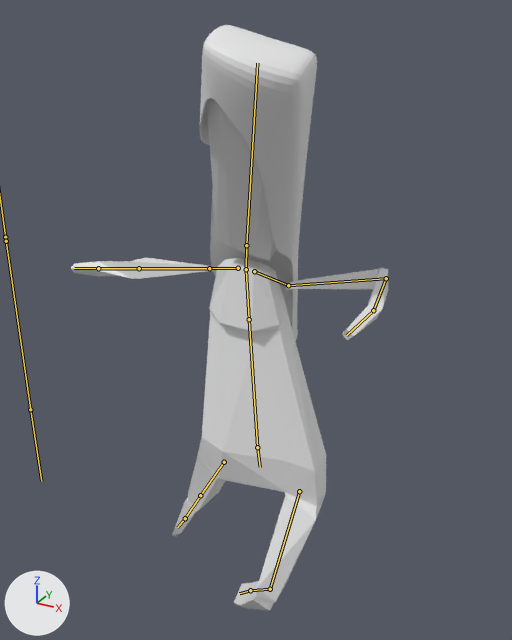
What one commit did to the Blender file Cubes 3D/Assets/Resources/Models/Player/PlayerFemale.blend.
Both versions are drawn from a 50 mm lens placed at (0.775, -1.199, 1.495), pointed at (0.079, 0.067, 0.862). The axes (+X, +Y, +Z) are drawn at lower left. The lights are the same throughout. Both versions are drawn at frame 15 of the action 'seitwärts.L'; the numbers are the values there. The bones that bend it are drawn over the model as lines. Materials are left out; every surface is plain grey.

In view in the first picture: 'Arm.L', 'Arm.R', 'Hair', 'Koerper', 'Kopf'.
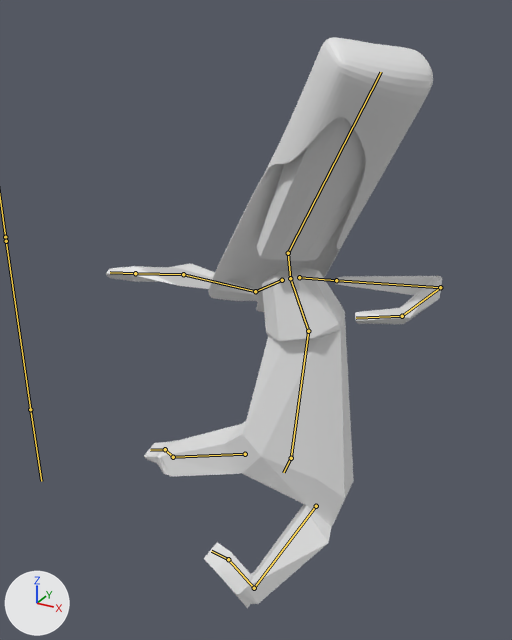
Edits to the scene script, one JSON object a line:
```json
{"block": "bone_knie_l", "where": "bone_knie_l = bpy.data.objects['Body-Rig'].pose.bones['Knie.L']  # child of 'Controllbone'"}
{"op": "set", "path": "bone_knie_l.location", "old": "(0.0, 0.0, 0.0)", "new": "(-0.015, 0.077, 0.0)"}
{"block": "bone_hand_ik_l", "where": "bone_hand_ik_l = bpy.data.objects['Body-Rig'].pose.bones['Hand-IK.L']  # child of 'Controllbone'"}
{"op": "set", "path": "bone_hand_ik_l.location", "old": "(-0.062, -0.054, -0.119)", "new": "(-0.061, -0.004, -0.137)"}
{"op": "set", "path": "bone_hand_ik_l.rotation_quaternion", "old": "(0.666, 0.247, 0.004, 0.704)", "new": "(0.126, 0.365, 0.264, 0.884)", "note": "degrees (21, -20, 89) -> degrees (43, -35, 149)"}
{"block": "bone_fuss_ik_l", "where": "bone_fuss_ik_l = bpy.data.objects['Body-Rig'].pose.bones['Fuss-IK.L']  # child of 'Controllbone'"}
{"op": "set", "path": "bone_fuss_ik_l.location", "old": "(-0.075, -0.095, -0.073)", "new": "(-0.119, -0.181, -0.073)"}
{"op": "set", "path": "bone_fuss_ik_l.rotation_quaternion", "old": "(0.863, 0.238, -0.145, 0.422)", "new": "(0.697, 0.27, -0.067, 0.661)", "note": "degrees (19, -27, 48) -> degrees (19, -27, 82)"}
{"block": "bone_hüfte", "where": "bone_hüfte = bpy.data.objects['Body-Rig'].pose.bones['Hüfte']  # child of 'Controllbone'"}
{"op": "set", "path": "bone_hüfte.location", "old": "(0.13, -0.013, 0.001)", "new": "(0.214, -0.013, 0.001)"}
{"op": "set", "path": "bone_hüfte.rotation_quaternion", "old": "(0.995, 0.095, 0.001, 0.037)", "new": "(0.973, 0.094, 0.037, 0.206)", "note": "degrees (11, 0, 4) -> degrees (11, 2, 24)"}
{"block": "bone_knie_r", "where": "bone_knie_r = bpy.data.objects['Body-Rig'].pose.bones['Knie.R']  # child of 'Controllbone'"}
{"op": "set", "path": "bone_knie_r.location", "old": "(0.0, 0.0, 0.0)", "new": "(-0.013, 0.124, 0.0)"}
{"block": "bone_hand_ik_r", "where": "bone_hand_ik_r = bpy.data.objects['Body-Rig'].pose.bones['Hand-IK.R']  # child of 'Controllbone'"}
{"op": "set", "path": "bone_hand_ik_r.location", "old": "(-0.024, -0.064, -0.043)", "new": "(-0.022, -0.196, -0.005)"}
{"block": "bone_fuss_ik_r", "where": "bone_fuss_ik_r = bpy.data.objects['Body-Rig'].pose.bones['Fuss-IK.R']  # child of 'Controllbone'"}
{"op": "set", "path": "bone_fuss_ik_r.location", "old": "(-0.025, -0.066, 0.073)", "new": "(-0.13, -0.275, 0.073)"}
{"op": "set", "path": "bone_fuss_ik_r.rotation_quaternion", "old": "(0.981, 0.086, -0.038, 0.168)", "new": "(0.9, 0.093, -0.013, 0.425)", "note": "degrees (9, -6, 19) -> degrees (9, -6, 50)"}
{"block": "bone_bauch", "where": "bone_bauch = bpy.data.objects['Body-Rig'].pose.bones['Bauch']"}
{"op": "set", "path": "bone_bauch.rotation_quaternion", "old": "(0.995, -0.061, 0.002, 0.079)", "new": "(0.998, -0.06, 0.011, -0.019)", "note": "degrees (-7, 1, 9) -> degrees (-7, 1, -2)"}
{"block": "bone_brust", "where": "bone_brust = bpy.data.objects['Body-Rig'].pose.bones['Brust']  # child of 'Bauch'"}
{"op": "set", "path": "bone_brust.rotation_quaternion", "old": "(0.982, 0.164, -0.005, -0.09)", "new": "(0.972, 0.16, -0.012, 0.17)", "note": "degrees (19, 1, -10) -> degrees (18, -4, 19)"}
{"block": "bone_hals", "where": "bone_hals = bpy.data.objects['Body-Rig'].pose.bones['Hals']  # child of 'Brust'"}
{"op": "set", "path": "bone_hals.rotation_quaternion", "old": "(0.998, 0.022, 0.004, -0.062)", "new": "(0.99, 0.023, -0.012, -0.139)", "note": "degrees (2, 1, -7) -> degrees (3, -1, -16)"}
{"block": "bone_kopf", "where": "bone_kopf = bpy.data.objects['Body-Rig'].pose.bones['Kopf']  # child of 'Hals'"}
{"op": "set", "path": "bone_kopf.rotation_quaternion", "old": "(0.993, 0.091, 0.019, -0.074)", "new": "(0.909, 0.111, 0.327, -0.232)", "note": "degrees (10, 3, -8) -> degrees (4, 40, -27)"}
```

Boxes [x1, y1, x2, y2] around the edits, measured in the pictures (512 x 640 px):
```json
{"object": "Koerper", "change": "posed", "before": [172, 258, 326, 611], "after": [144, 268, 354, 608], "on screen": "36% wider"}
{"object": "Hair", "change": "posed", "before": [200, 25, 317, 342], "after": [208, 37, 433, 312], "on screen": "92% wider, 13% shorter"}
{"object": "Kopf", "change": "posed", "before": [207, 82, 297, 261], "after": [257, 70, 432, 261]}
{"object": "Arm.L", "change": "posed", "before": [287, 268, 388, 340], "after": [335, 275, 442, 324], "on screen": "32% shorter"}
{"object": "Arm.R", "change": "posed", "before": [71, 258, 212, 279], "after": [106, 263, 258, 294], "on screen": "8% wider, 45% taller"}
{"bone": "Hüfte", "before": "(257, 447) to (260, 467)", "after": "(291, 458) to (283, 472)"}
{"bone": "Bauch", "before": "(257, 447) to (249, 319)", "after": "(291, 458) to (308, 331)"}
{"bone": "Brust", "before": "(249, 319) to (246, 269)", "after": "(308, 331) to (290, 278)"}
{"bone": "Hals", "before": "(246, 269) to (246, 245)", "after": "(290, 278) to (288, 253)"}
{"bone": "Kopf", "before": "(246, 245) to (257, 63)", "after": "(288, 253) to (381, 72)"}
```
